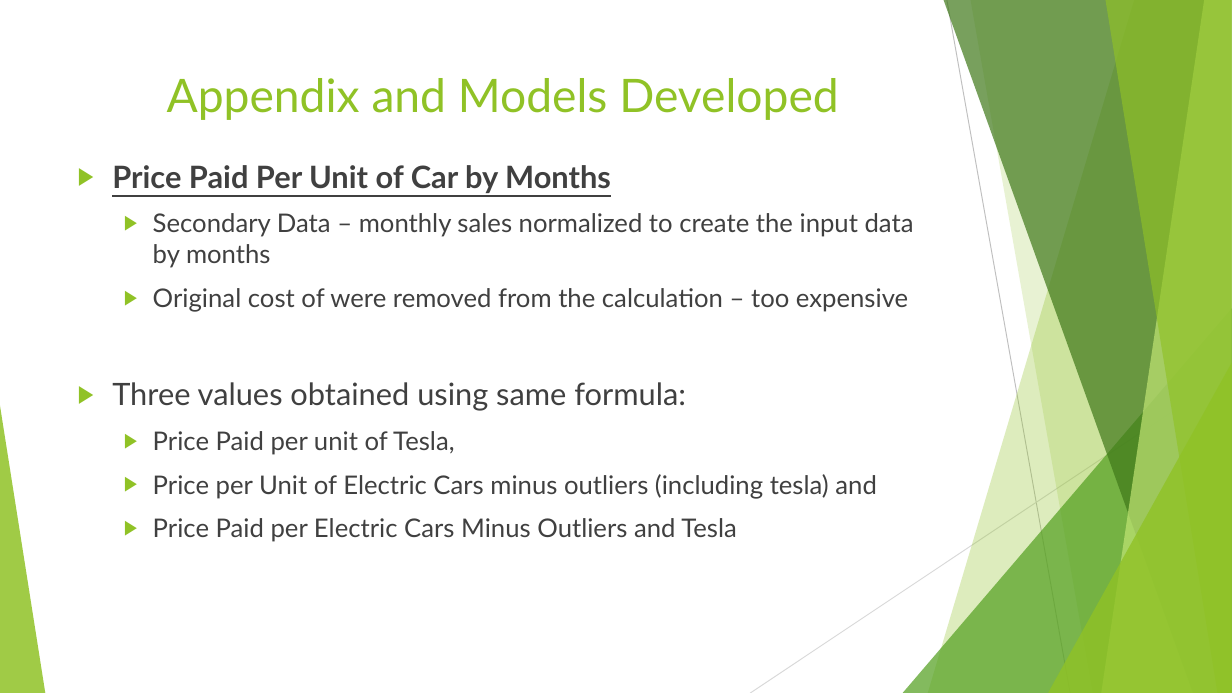
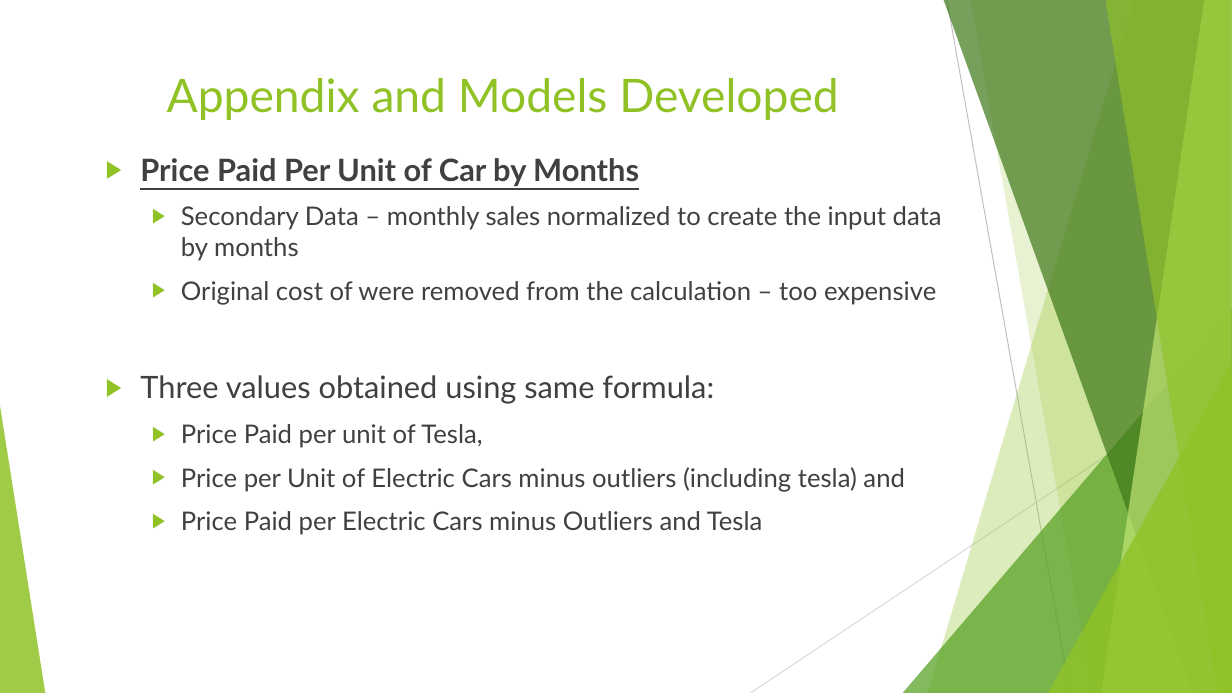
Before and after one commit to sonamgupta1105/Tesla_Analytics, a slide deck: slide 14 of finalPptTesla.pptx. Drawn at 1232x693 pixels with LibreOffice and Linux fonts; fonts in the diff are those of the drawing. Boxes give left, top, right and bottom in pixels: in the first picture for what was removed or moved away, otherwise in the second. Text is boxed around its words. In the diff, an @@ line names an element or a change of style, - is before the commit and + after.

```diff
--- a/finalPptTesla.pptx
+++ b/finalPptTesla.pptx
@@ text "Price Paid Per Unit of ...": place and size @@
-text "Price Paid Per Unit of ..." at box(112, 165, 914, 542)
+text "Price Paid Per Unit of ..." at box(140, 158, 942, 535)
@@ text at box(181, 511, 763, 535): text changed @@
-  ▶ Price Paid per Electric Cars Minus Outliers and Tesla
+  ▶ Price Paid per Electric Cars minus Outliers and Tesla
```
Also in this commit, not shown: 8 other slides changed.
